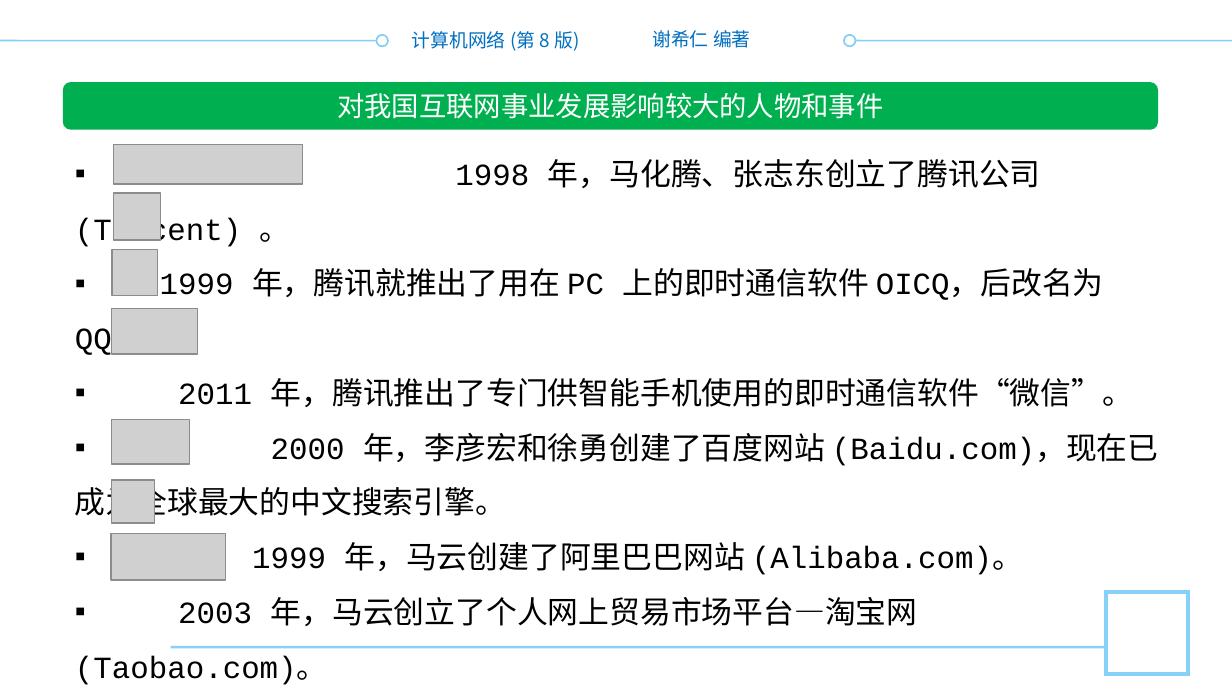
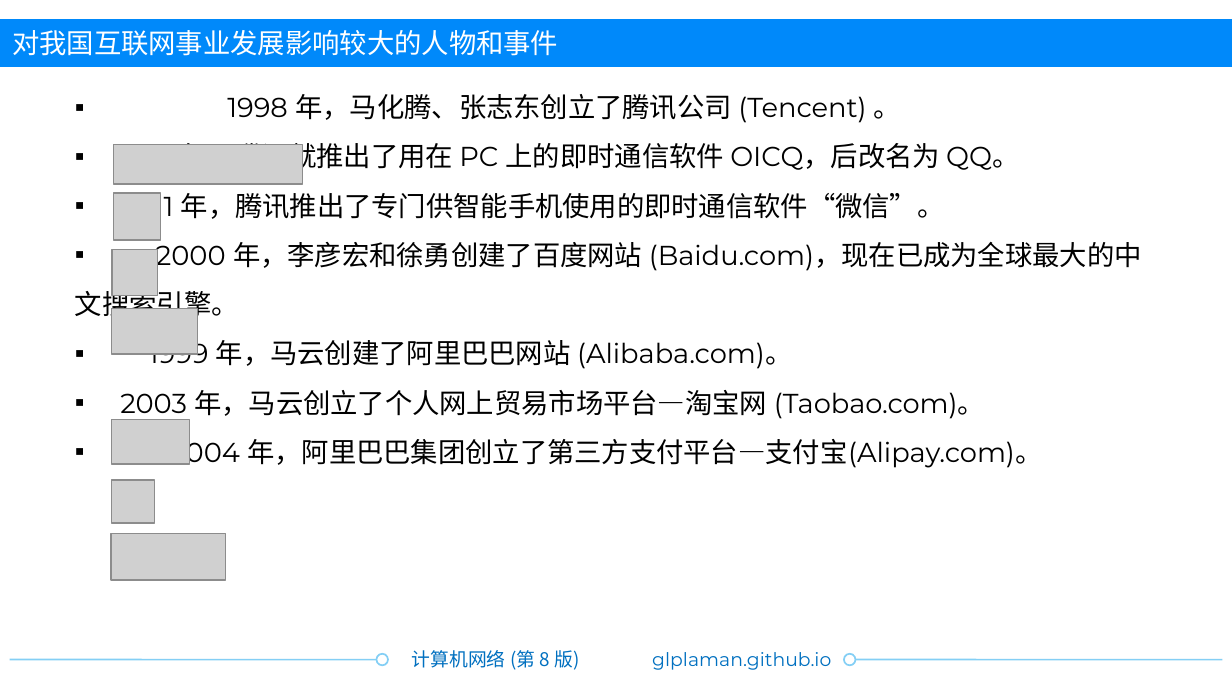
Before and after one commit to glplaman/glplaman.github.io, a slide deck: slide 65 of network/ppt/chap1.pptx (slide 64 before the commit). Drawn at 1232x693 pixels with LibreOffice and Linux fonts; fonts in the diff are those of the drawing; grey boxes stand for pictures; background and template pictures are left out. Boxes give left, top, right and bottom in pixels: in the first picture for what was removed or moved away, otherwise in the second. Text is boxed around its words. In the diff, an @@ line names an element or a change of style, - is before the commit and + after.

```diff
--- a/network/ppt/chap1.pptx
+++ b/network/ppt/chap1.pptx
@@ text "对我国互联网事业发展影响较大的人物和事件": place and size @@
-text "对我国互联网事业发展影响较大的人物和事件" at [337, 93, 883, 119]
+text "对我国互联网事业发展影响较大的人物和事件" at [12, 30, 558, 56]
@@ text "对我国互联网事业发展影响较大的人物和事件" at [12, 30, 558, 56]: font Noto Sans CJK SC to Montserrat; alignment centre to left @@
@@ rectangle added at [0, 20, 1232, 68], fill #0089FA @@
@@ rectangle removed at [584, 17, 648, 80] @@
@@ text removed at [652, 30, 751, 48] @@
-谢希仁 编著
@@ text "1998 年，马化腾、张志东创立了腾讯公司 (Tencent) 。": place and size @@
-text "1998 年，马化腾、张志东创立了腾讯公司 (Tencent) 。" at [75, 159, 1159, 685]
+text "1998 年，马化腾、张志东创立了腾讯公司 (Tencent) 。" at [75, 94, 1142, 468]
@@ text "1998 年，马化腾、张志东创立了腾讯公司 (Tencent) 。" at [75, 94, 1142, 468]: size 18 to 16 pt, font Courier New to Montserrat; line spacing 32pt to 1.5 @@
@@ rounded rectangle removed at [63, 83, 1158, 131] @@
@@ rectangle removed at [1106, 593, 1189, 675] @@
@@ line moved from (0, 41) - (388, 41) to (10, 659) - (388, 659) @@
@@ line removed from (171, 647) to (1106, 647) @@
@@ text added at [652, 652, 831, 670], 11 pt, text #0070C0 @@
+glplaman.github.io
@@ 2 ellipses, 1 text: place and size @@
-2 ellipses, 1 text at [377, 31, 855, 51]
+2 ellipses, 1 text at [377, 650, 855, 670]
@@ line moved from (844, 41) - (1232, 41) to (844, 659) - (1222, 659) @@
```
Also in this commit, not shown: 148 other slides changed, 1 slide added, 11 other files.
